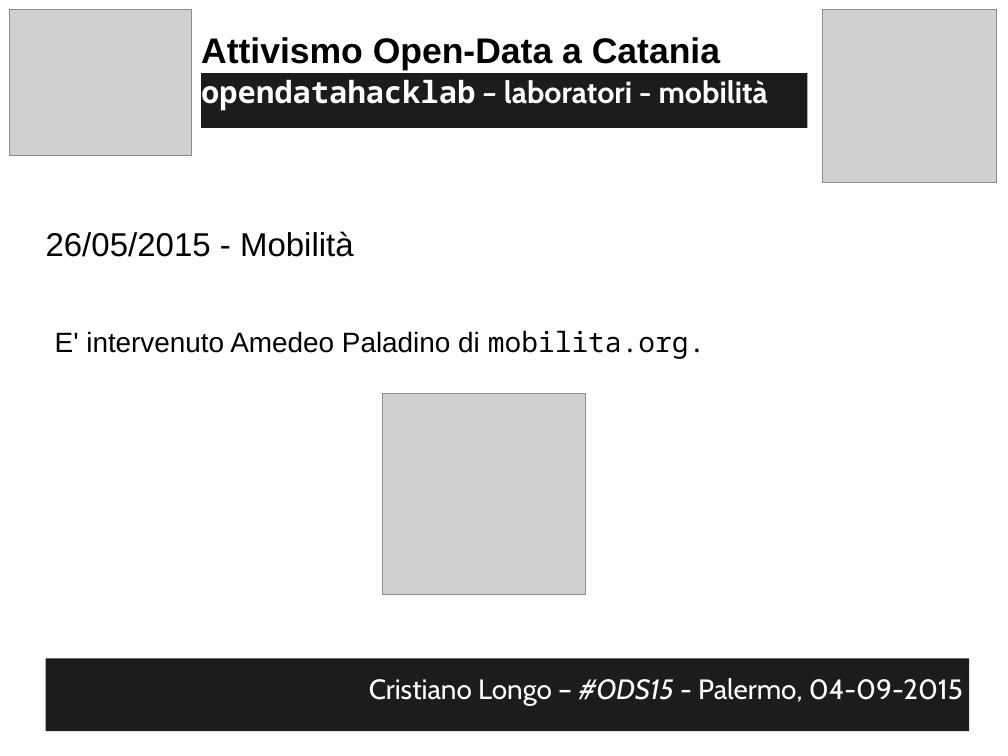
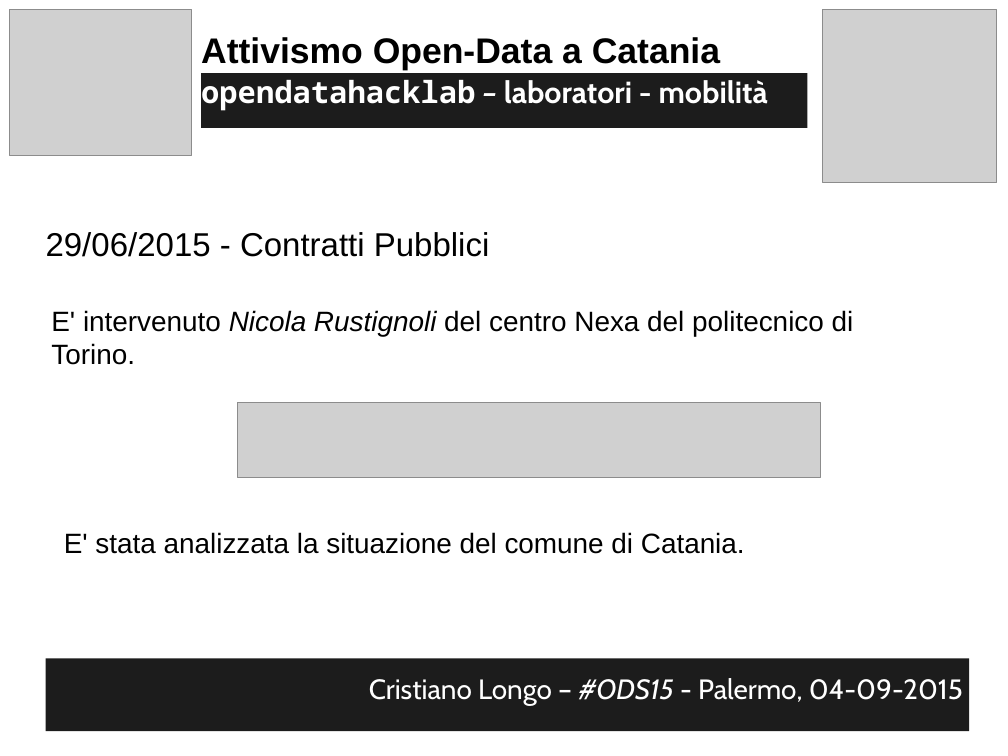
Before and after one commit to opendatahacklab/opendatahacklab.github.io, a slide deck: slide 73 of events/odt_ods15.odp. Drawn at 1008x756 pixels with LibreOffice and Linux fonts; fonts in the diff are those of the drawing; grey boxes stand for pictures. Boxes give left, top, right and bottom in pixels: in the first picture for what was removed or moved away, otherwise in the second. Text is boxed around its words. In the diff, an @@ line names an element or a change of style, - is before the commit and + after.

```diff
--- a/events/odt_ods15.odp
+++ b/events/odt_ods15.odp
@@ text at [46, 232, 490, 257]: text changed @@
-26/05/2015 - Mobilità
+29/06/2015 - Contratti Pubblici
@@ text at [51, 310, 854, 365]: text changed @@
-E' intervenuto Amedeo Paladino di mobilita.org.
+E' intervenuto Nicola Rustignoli del centro Nexa del politecnico di Torino.
@@ picture: place and size @@
-picture at [382, 393, 585, 595]
+picture at [238, 402, 820, 477]
@@ text added at [64, 532, 745, 554], 22 pt, text #000000 @@
+E' stata analizzata la situazione del comune di Catania.
```
Also in this commit, not shown: 1 other slide changed, 4 slides added, 5 slides removed, 1 other file.
